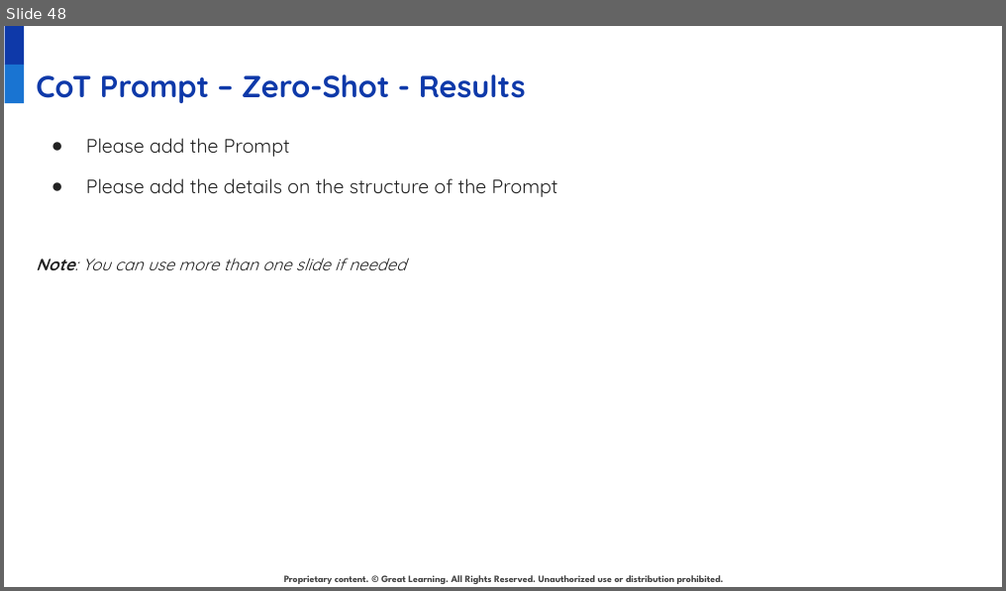
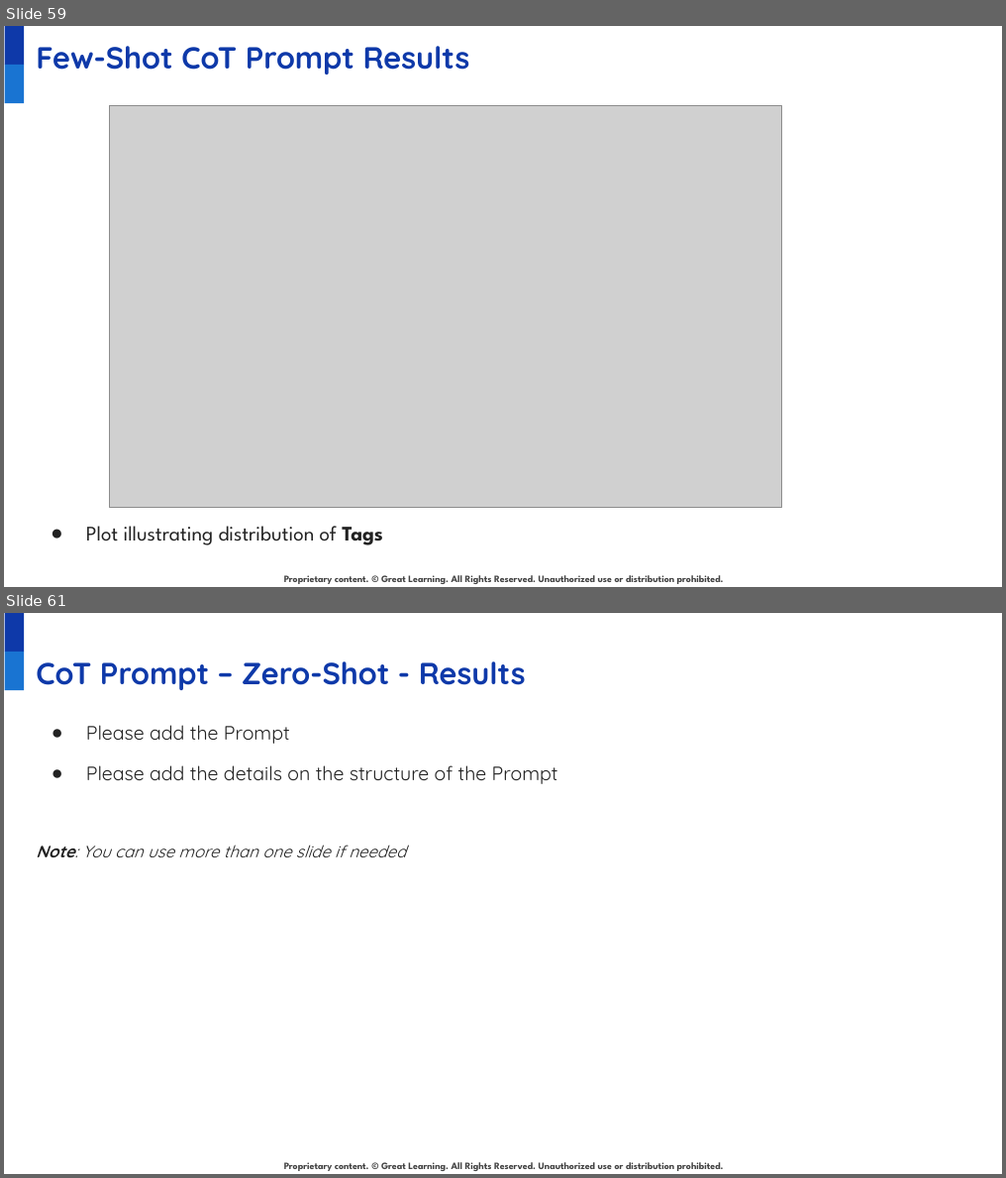
Before and after one commit to juanbucz/GreatLearning-TermProjects, a slide deck: GenAI-Powered Food Delivery Sentiment Analysis/Project Presentation - Business Applications of GenAI - John Buczkowski.pptx. Shown one above the other, each under a label of ours: slide 48 before the commit, slides 59 and 61 after it; the slides between them are not shown. The pictures are 1006x591 and 1006x1178 pixels, drawn with LibreOffice and Linux fonts; fonts in the diff are those of the drawing; grey boxes stand for pictures; background and template pictures are left out. Boxes give left, top, right and bottom in pixels: in the first picture for what was removed or moved away, otherwise in the second. Text is boxed around its words. In the diff, an @@ line names an element or a change of style, - is before the commit and + after.

Commit message:
GenAI - Food Delivery Sentiment Analysis - Zero-Shot and Few Shot Chain of Thought models

```diff
--- a/GenAI-Powered Food Delivery Sentiment Analysis/Project Presentation - Business Applications of GenAI - John Buczkowski.pptx
+++ b/GenAI-Powered Food Delivery Sentiment Analysis/Project Presentation - Business Applications of GenAI - John Buczkowski.pptx
@@ slide 59 added at (4,26,1002,587), background #FFFFFF; not listed: 3 template elements that a slide beside it also shows @@
@@ title added at (36,46,470,75), 22 pt, text #0E39A9, bold @@
+Few-Shot CoT Prompt Results
@@ picture added at (110,106,782,507) @@
@@ text added at (86,526,383,546), 15 pt, text #222222 @@
+● Plot illustrating distribution of Tags
@@ what was slide 48 is now slide 61 @@
```
Also in this commit, not shown: 6 slides changed, 12 other slides added, 4 other files.
